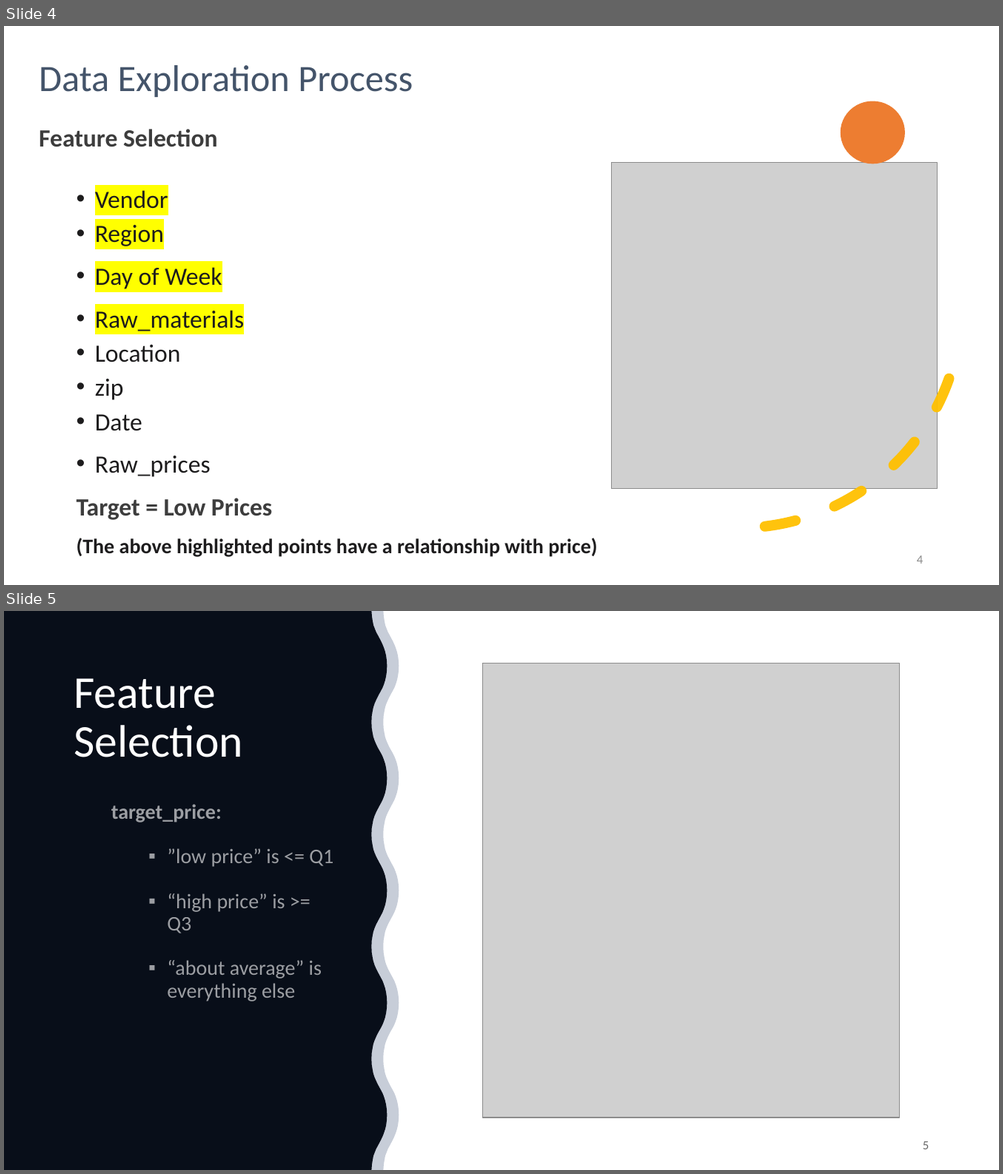
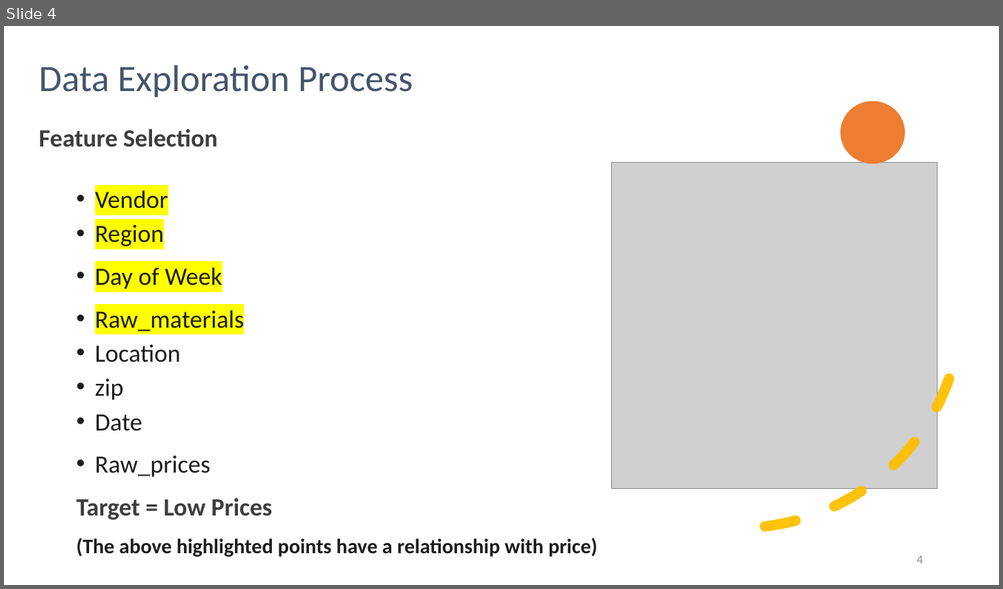
Before and after one commit to thegreatkeej/Estimator_Project, a slide deck: Team14_Presentation_Kijahre.pptx. Shown one above the other, each under a label of ours: slides 4 and 5 before the commit, slide 4 after it. The pictures are 1003x1174 and 1003x589 pixels, drawn with LibreOffice and Linux fonts; fonts in the diff are those of the drawing; grey boxes stand for pictures. Boxes give left, top, right and bottom in pixels: in the first picture for what was removed or moved away, otherwise in the second. Text is boxed around its words. In the diff, an @@ line names an element or a change of style, - is before the commit and + after.

Commit message:
Edited presentation

```diff
--- a/Team14_Presentation_Kijahre.pptx
+++ b/Team14_Presentation_Kijahre.pptx
@@ slide 5 removed at bbox=[4, 611, 999, 1170], background #FFFFFF @@
@@ freeform shape removed at bbox=[4, 611, 387, 1170] @@
@@ freeform shape removed at bbox=[4, 611, 398, 1170] @@
@@ picture removed at bbox=[482, 664, 899, 1118] @@
@@ title removed at bbox=[74, 678, 243, 758] @@
-Feature Selection
@@ text removed at bbox=[111, 804, 333, 1002] @@
-  target_price:
-    ▪ ”low price” is <= Q1
-    ▪ “high price” is >= Q3
-    ▪ “about average” is everything else
@@ page number removed at bbox=[922, 1142, 928, 1150] @@
-5
```
Also in this commit, not shown: 1 other file.
